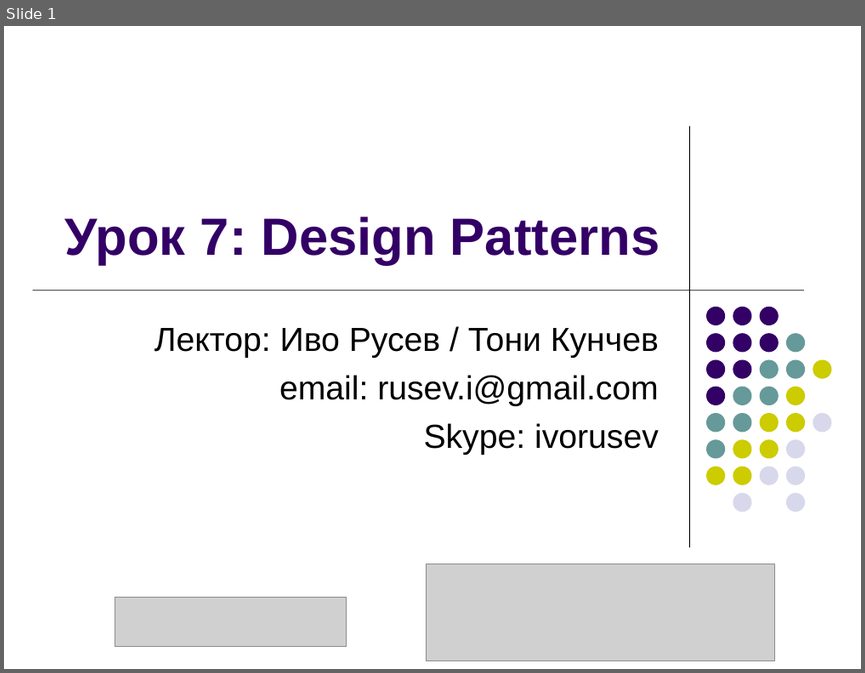
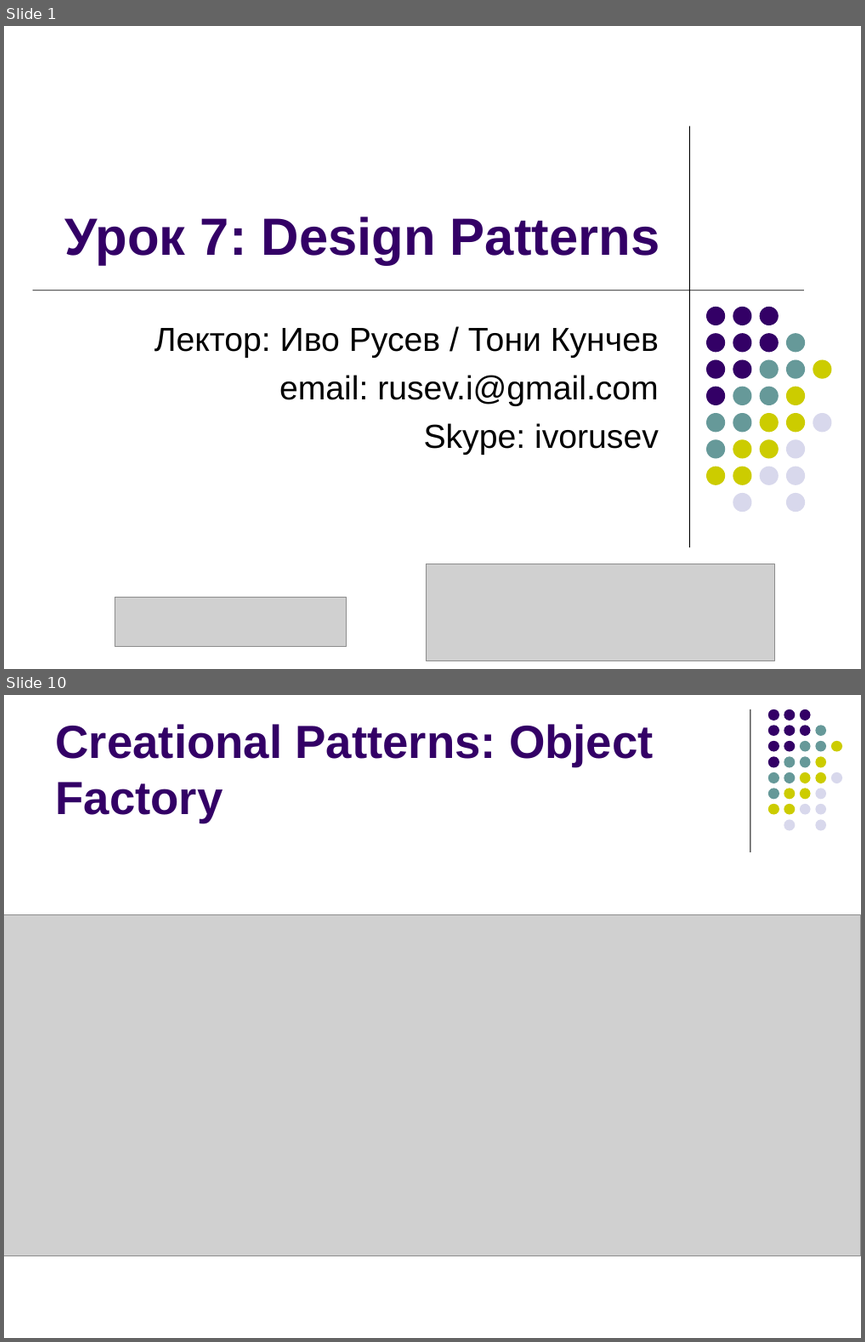
Before and after one commit to ivorusev/startup-factory-java-course, a slide deck: slides/7-Design-Patterns.ppt. Shown one above the other, each under a label of ours: slide 1 before the commit, slides 1 and 10 after it; the slides between them are not shown. The pictures are 865x673 and 865x1342 pixels, drawn with LibreOffice and Linux fonts; fonts in the diff are those of the drawing; grey boxes stand for pictures. Boxes give left, top, right and bottom in pixels: in the first picture for what was removed or moved away, otherwise in the second. Text is boxed around its words. In the diff, an @@ line names an element or a change of style, - is before the commit and + after.

```diff
--- a/slides/7-Design-Patterns.ppt
+++ b/slides/7-Design-Patterns.ppt
@@ slide 10 added at <box>4,695,861,1338</box>, background #FFFFFF @@
@@ line added from (750, 709) to (750, 851), #000000 0.74 pt @@
@@ title added at <box>55,724,653,823</box>, 39 pt, text #330066, bold @@
+Creational Patterns: Object Factory
@@ group added at <box>768,709,842,830</box>: 31 ellipses @@
@@ picture added at <box>4,915,861,1255</box> @@
```
Also in this commit, not shown: 4 slides changed, 4 other slides added, 2 slides removed, 1 other file.
